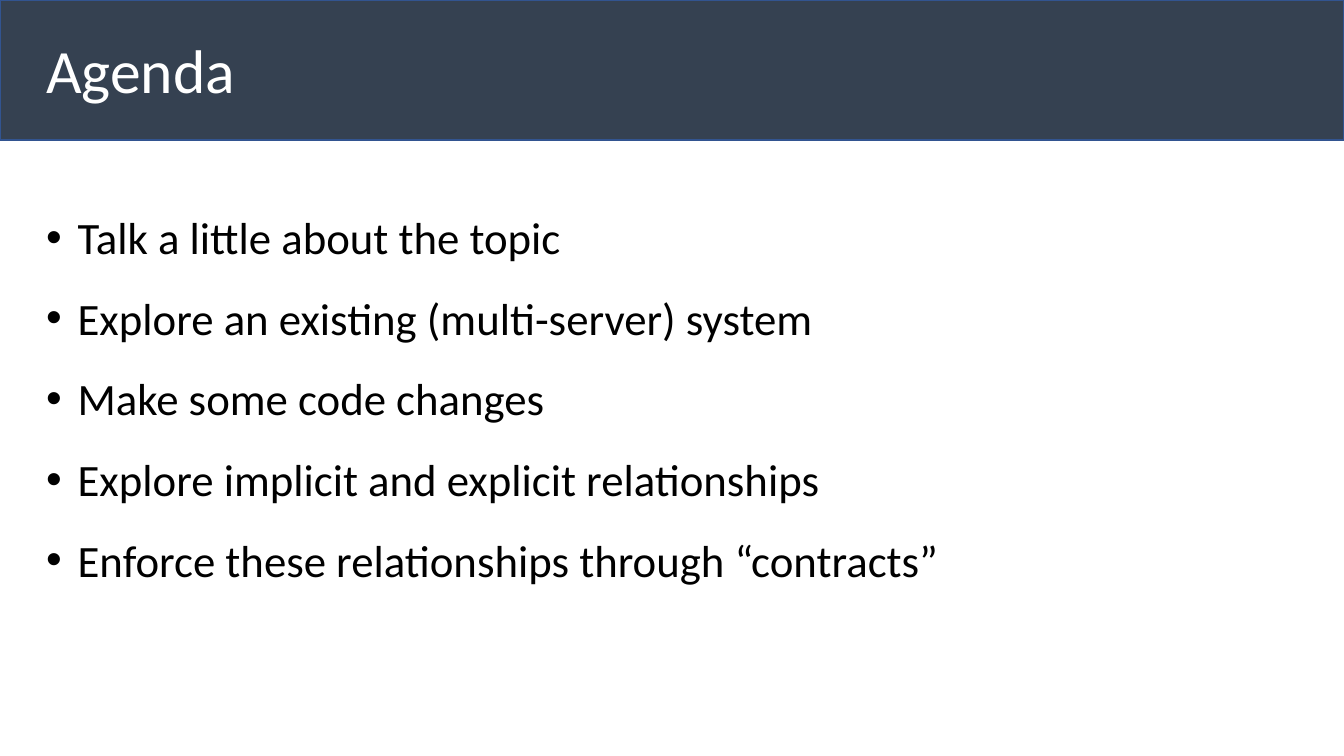
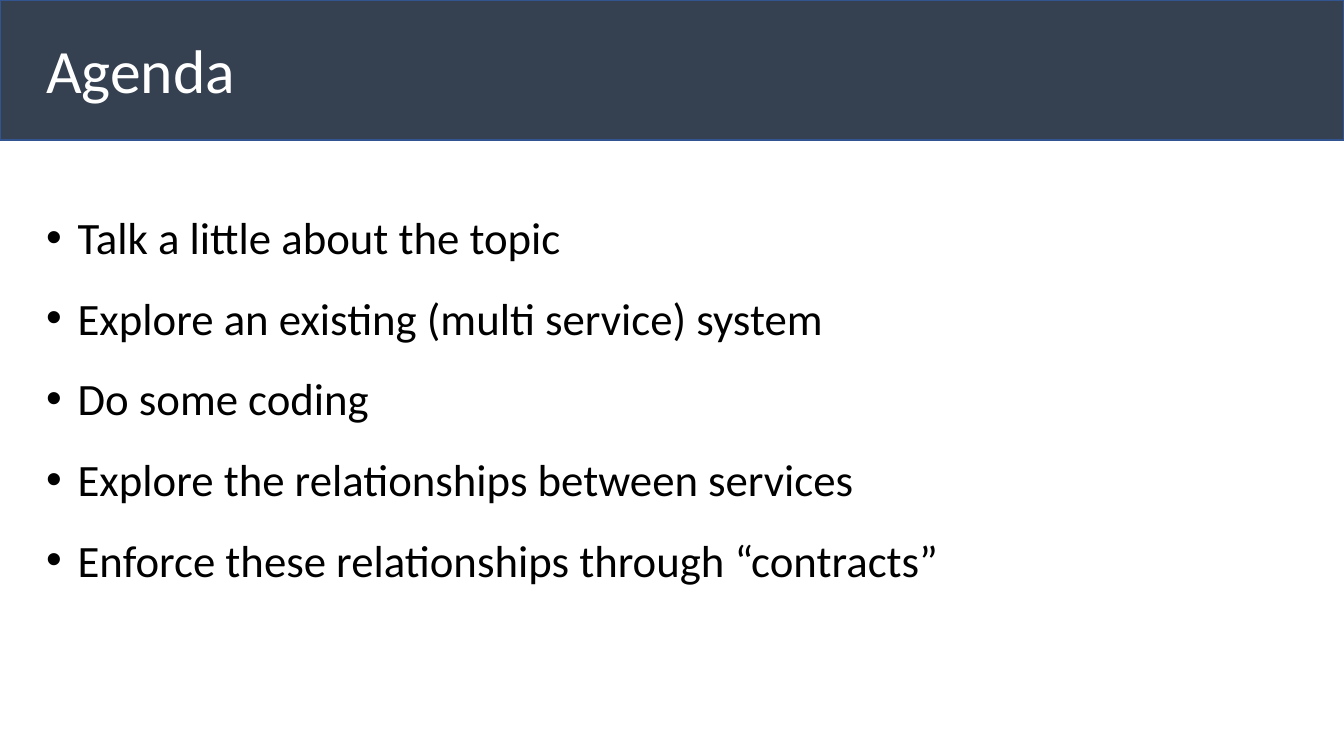
Before and after one commit to xp-dojo/consumer-driven-contracts, a slide deck: slide 3 of slides.pptx. Drawn at 1344x756 pixels with LibreOffice and Linux fonts; fonts in the diff are those of the drawing; background and template pictures are left out. Boxes give left, top, right and bottom in pixels: in the first picture for what was removed or moved away, otherwise in the second. Text is boxed around its words. In the diff, an @@ line names an element or a change of style, - is before the commit and + after.

```diff
--- a/slides.pptx
+++ b/slides.pptx
@@ text at <box>78,302,853,504</box>: text changed @@
-• Explore an existing (multi-server) system
-• Make some code changes
-• Explore implicit and explicit relationships
+• Explore an existing (multi service) system
+• Do some coding
+• Explore the relationships between services
```
Also in this commit, not shown: 3 other files.
